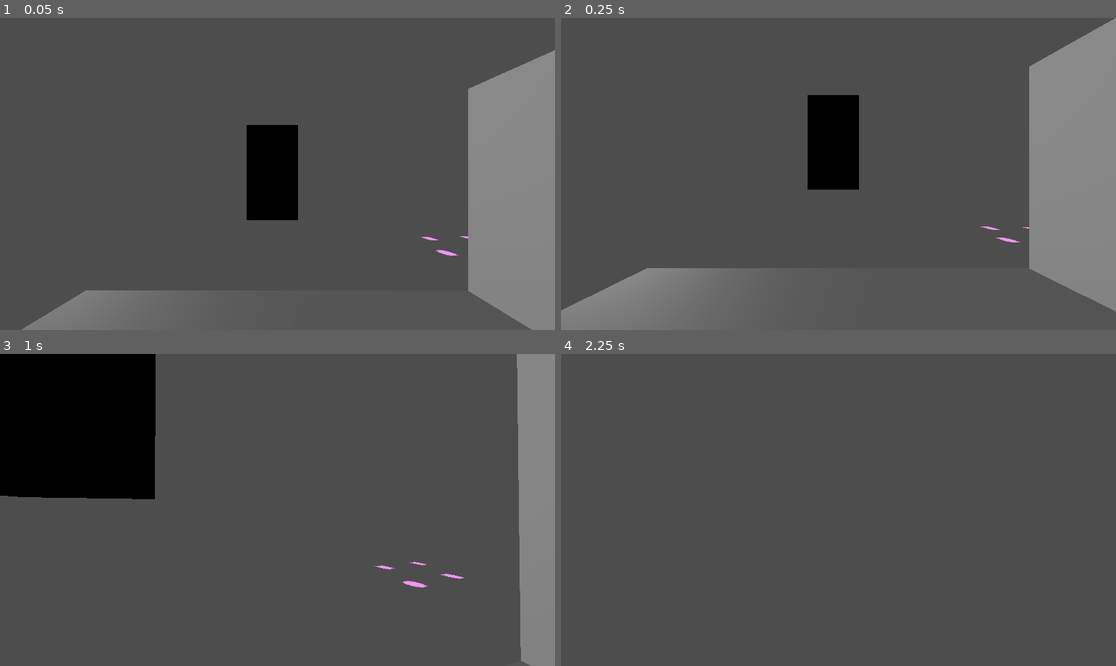
Above: before the commit, frames 1-4 (two rows, left to right).
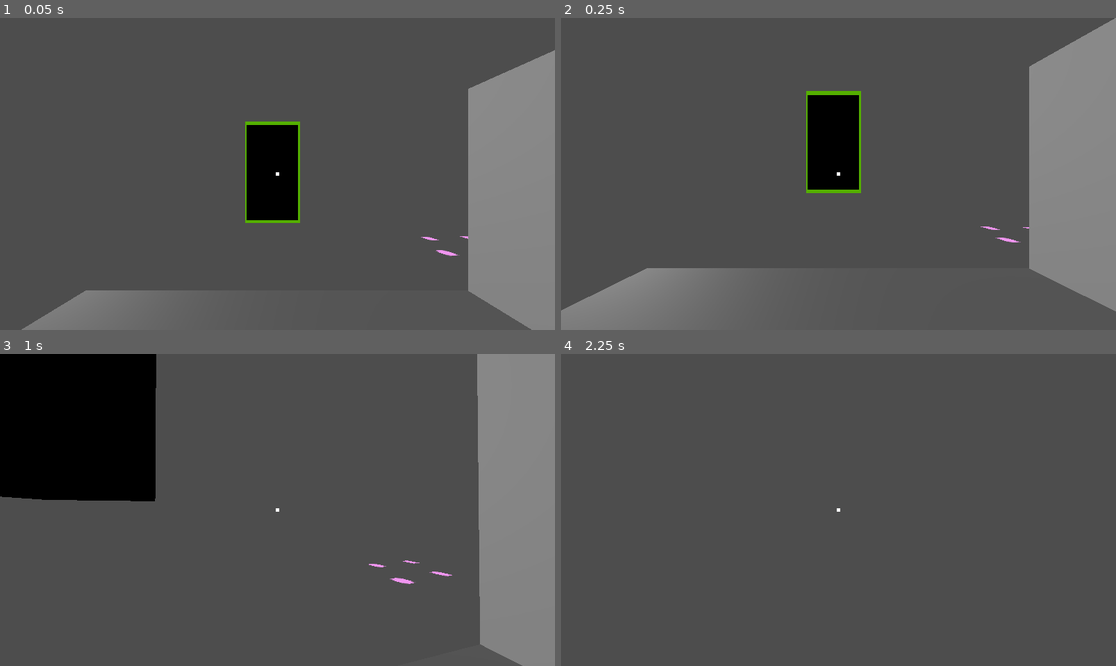
Above: after the commit, the same moments.

Repository: Cax36940/EGJ24
Game: Godot game, scene res://main.tscn
Two runs of this game, one before a commit and one after it. Both use one fixed random seed, a clock stepped at 60 frames per second and the inputs below. The engine's default icon, where the game draws it, is replaced by a stand-in: a white triangle on a blue panel in a dark square.
Inputs (mouse positions are in pixels of both pictures, inside the frame that each line leads up to):
- Up to frame 1 (0.05 s): no input
- Up to frame 2 (0.25 s): no input
- Up to frame 3 (1 s): move the mouse to (305, 510) at 0.52 s; hold W (up) from 0.53 s (still down); tap E (interact) at 0.6 s
- Up to frame 4 (2.25 s): keep holding W (up); move the mouse to (810, 510) at 1.27 s; tap E (interact) at 1.35, 2.1 s; tap Enter at 2 s; move the mouse to (849, 503) at 2.02 s

The runs differ from the first frame. In frame 1, 0.4% of the frame differs, in the area x 44-55%, y 33-66%; in frame 2, 0.4%; in frame 3, 7.4%, in the area x 0-96%, y 0-100%; in frame 4, less than 0.1%.

Commit message:
Better rotate and improvement ui

Diff:
--- a/Item/PickUp.gd
+++ b/Item/PickUp.gd
@@ -20,8 +20,8 @@
 func handle(event: InputEventMouseMotion):
 		var changeh : int = event.relative.x
 		var changev : int = event.relative.y
-		rotate_y(deg_to_rad(-changeh * mouse_sens))
-		rotate_z(deg_to_rad(-changev * mouse_sens))
+		rotate_y(deg_to_rad(changeh * mouse_sens))
+		rotate_x(deg_to_rad(changev * mouse_sens))
 
 func _process(delta : float) -> void:
 	if (is_pointing):
--- a/Item/test.tscn
+++ b/Item/test.tscn
@@ -1,8 +1,8 @@
-[gd_scene load_steps=5 format=3 uid="uid://c86k8bxfrt1ym"]
+[gd_scene load_steps=6 format=3 uid="uid://c86k8bxfrt1ym"]
 
 [ext_resource type="Script" path="res://Item/PickUp.gd" id="1_ryv7p"]
 
-[sub_resource type="CylinderShape3D" id="CylinderShape3D_cenlr"]
+[sub_resource type="BoxShape3D" id="BoxShape3D_rdjpi"]
 
 [sub_resource type="BoxMesh" id="BoxMesh_01cae"]
 
@@ -19,14 +19,18 @@
 "vertex_data": PackedByteArray(220, 99, 7, 191, 220, 99, 7, 63, 220, 99, 7, 63, 220, 99, 7, 63, 220, 99, 7, 63, 220, 99 …(1963 unchanged characters)…
 }]
 
+[sub_resource type="StandardMaterial3D" id="StandardMaterial3D_nxsgl"]
+shading_mode = 0
+albedo_color = Color(0.329412, 0.686275, 0, 1)
+
 [node name="Test" type="StaticBody3D"]
 collision_layer = 8
 collision_mask = 0
 script = ExtResource("1_ryv7p")
 
 [node name="CollisionShape3D" type="CollisionShape3D" parent="."]
-transform = Transform3D(0.5, 0, 0, 0, 0.5, 0, 0, 0, 0.5, 0, 0.581275, 0)
-shape = SubResource("CylinderShape3D_cenlr")
+transform = Transform3D(0.822151, 0, 0, 0, 0.822151, 0, 0, 0, 0.822151, 0, -0.00170115, 0)
+shape = SubResource("BoxShape3D_rdjpi")
 
 [node name="mesh" type="MeshInstance3D" parent="."]
 transform = Transform3D(1, 0, 0, 0, 0.538943, 0, 0, 0, 1, 0, 0.0530606, 0)
@@ -35,3 +39,4 @@
 [node name="outline" type="MeshInstance3D" parent="mesh"]
 visible = false
 mesh = SubResource("ArrayMesh_rj2tp")
+surface_material_override/0 = SubResource("StandardMaterial3D_nxsgl")
--- a/character/character.tscn
+++ b/character/character.tscn
@@ -1,8 +1,9 @@
-[gd_scene load_steps=6 format=3 uid="uid://c5k2nkpcqyyru"]
+[gd_scene load_steps=7 format=3 uid="uid://c5k2nkpcqyyru"]
 
 [ext_resource type="Script" path="res://character/character.gd" id="1_fyap8"]
 [ext_resource type="Script" path="res://character/Camera3D.gd" id="2_ujy23"]
-[ext_resource type="Texture2D" uid="uid://crs16gattfavv" path="res://icon.svg" id="3_awmo8"]
+[ext_resource type="Texture2D" uid="uid://23jo1uu370v1" path="res://character/cuffs.png" id="3_s7l2e"]
+[ext_resource type="Texture2D" uid="uid://3l4elooirx6q" path="res://character/follow.png" id="4_8ro68"]
 
 [sub_resource type="CapsuleShape3D" id="CapsuleShape3D_e7wbc"]
 
@@ -25,10 +26,10 @@
 script = ExtResource("2_ujy23")
 
 [node name="Point" type="Node3D" parent="Camera3D"]
-transform = Transform3D(1, 0, 0, 0, 1, 0, 0, 0, 1, 0, -0.511, -1.8)
+transform = Transform3D(1, 0, 0, 0, 1, 0, 0, 0, 1, 0, -0.0104125, -1.99634)
 
 [node name="RayCast3D" type="RayCast3D" parent="Camera3D"]
-transform = Transform3D(6, 0, 0, 0, -2.62268e-07, -6, 0, 6, -2.62268e-07, 0, -0.204374, 0)
+transform = Transform3D(6, 0, 0, 0, -2.62268e-07, -6, 0, 6, -2.62268e-07, 0, -0.0416312, 0)
 collision_mask = 24
 collide_with_areas = true
 
@@ -48,9 +49,10 @@
 anchor_right = 1.0
 offset_left = 500.0
 offset_top = 400.0
-offset_right = 500.0
-offset_bottom = 1480.0
+offset_right = -1320.0
+offset_bottom = 500.0
 grow_horizontal = 2
+scale = Vector2(3, 3)
 theme_override_constants/margin_left = 30
 theme_override_constants/margin_top = 30
 theme_override_constants/margin_right = 30
@@ -64,9 +66,9 @@
 layout_mode = 2
 size_flags_vertical = 0
 
-[node name="Button" type="Button" parent="UI/Control/MarginContainer/HBoxContainer/VBoxContainer"]
+[node name="Detain" type="Button" parent="UI/Control/MarginContainer/HBoxContainer/VBoxContainer"]
 layout_mode = 2
-icon = ExtResource("3_awmo8")
+icon = ExtResource("3_s7l2e")
 
 [node name="MarginContainer2" type="MarginContainer" parent="UI/Control"]
 layout_mode = 1
@@ -74,9 +76,10 @@
 anchor_right = 1.0
 offset_left = 1220.0
 offset_top = 400.0
-offset_right = 1220.0
-offset_bottom = 1480.0
+offset_right = -600.0
+offset_bottom = 500.0
 grow_horizontal = 2
+scale = Vector2(3, 3)
 theme_override_constants/margin_left = 30
 theme_override_constants/margin_top = 30
 theme_override_constants/margin_right = 30
@@ -90,6 +93,19 @@
 layout_mode = 2
 size_flags_vertical = 0
 
-[node name="Button" type="Button" parent="UI/Control/MarginContainer2/HBoxContainer/VBoxContainer"]
+[node name="Follow" type="Button" parent="UI/Control/MarginContainer2/HBoxContainer/VBoxContainer"]
 layout_mode = 2
-icon = ExtResource("3_awmo8")
+icon = ExtResource("4_8ro68")
+
+[node name="ColorRect" type="ColorRect" parent="UI"]
+anchors_preset = 8
+anchor_left = 0.5
+anchor_top = 0.5
+anchor_right = 0.5
+anchor_bottom = 0.5
+offset_left = -7.0
+offset_top = -7.0
+offset_right = 7.0
+offset_bottom = 7.0
+grow_horizontal = 2
+grow_vertical = 2
--- a/npc/npc.gd
+++ b/npc/npc.gd
@@ -1,7 +1,7 @@
 class_name Npc
 extends StaticBody3D
 
-var is_interacting = false
+var is_pointing = false
 var highlight_trace = false
 
 # Called when the node enters the scene tree for the first time.
Binary file added: character/cuffs.png
Not shown, added: character/cuffs.png.import
Binary file added: character/follow.png
Not shown, added: character/follow.png.import
